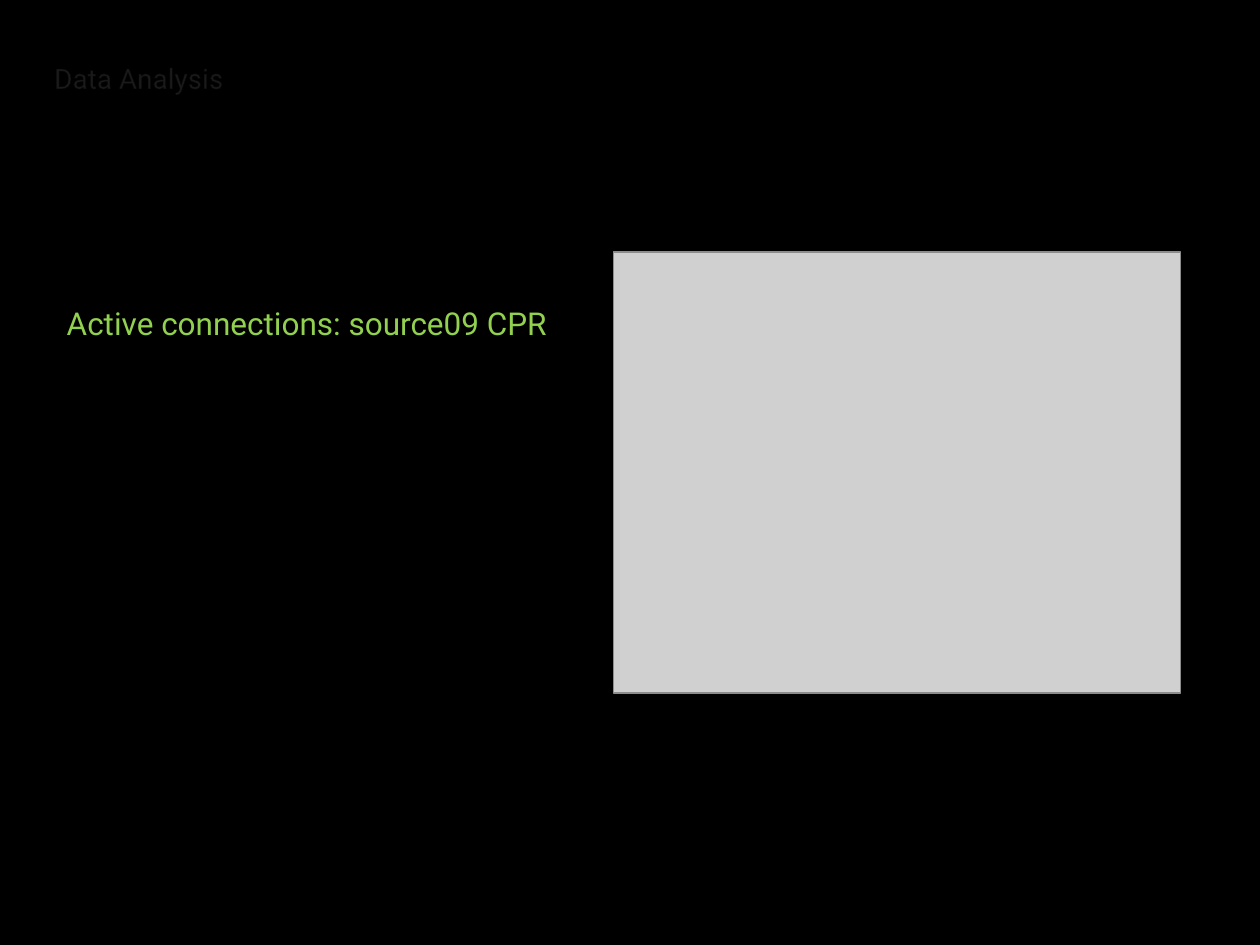
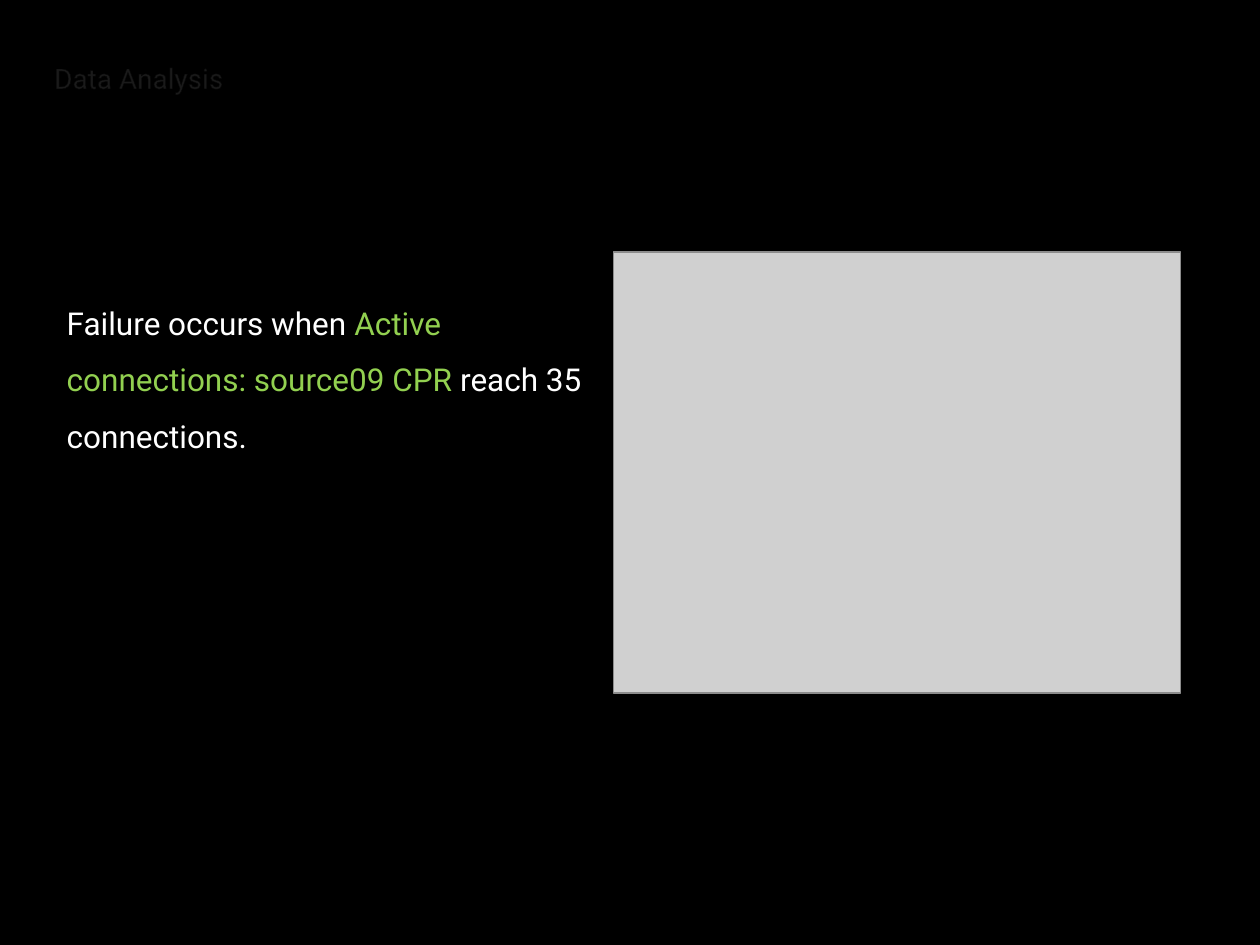
Before and after one commit to sandalasiddiqui/Capstone-Software-Operational-Anomaly-Detection, a slide deck: slide 6 of Software Operational Anomaly Detection.pptx. Drawn at 1260x945 pixels with LibreOffice and Linux fonts; fonts in the diff are those of the drawing; grey boxes stand for pictures; background and template pictures are left out. Boxes give left, top, right and bottom in pixels: in the first picture for what was removed or moved away, otherwise in the second. Text is boxed around its words. In the diff, an @@ line names an element or a change of style, - is before the commit and + after.

```diff
--- a/Software Operational Anomaly Detection.pptx
+++ b/Software Operational Anomaly Detection.pptx
@@ text at (67, 311, 581, 449): text changed; text colour #92D050 to #FFFFFF @@
-Active connections: source09 CPR
+Failure occurs when Active connections: source09 CPR reach 35 connections.
```
Also in this commit, not shown: 7 other slides changed, 1 slide added, 1 other file.
